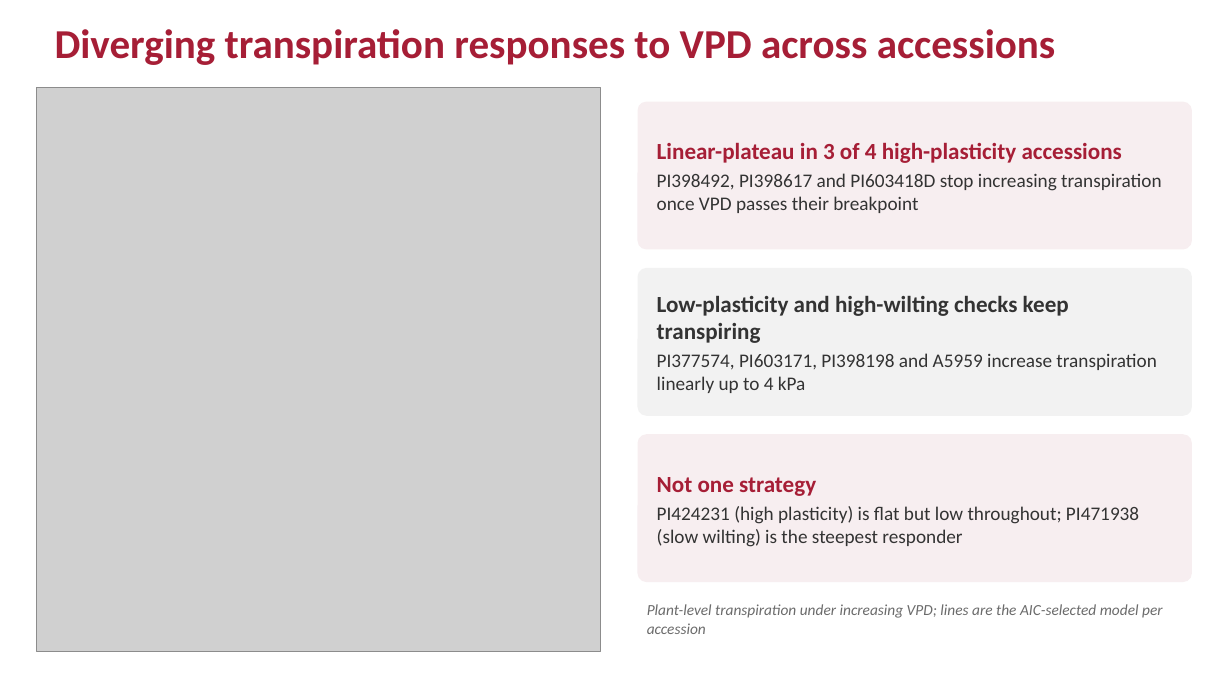
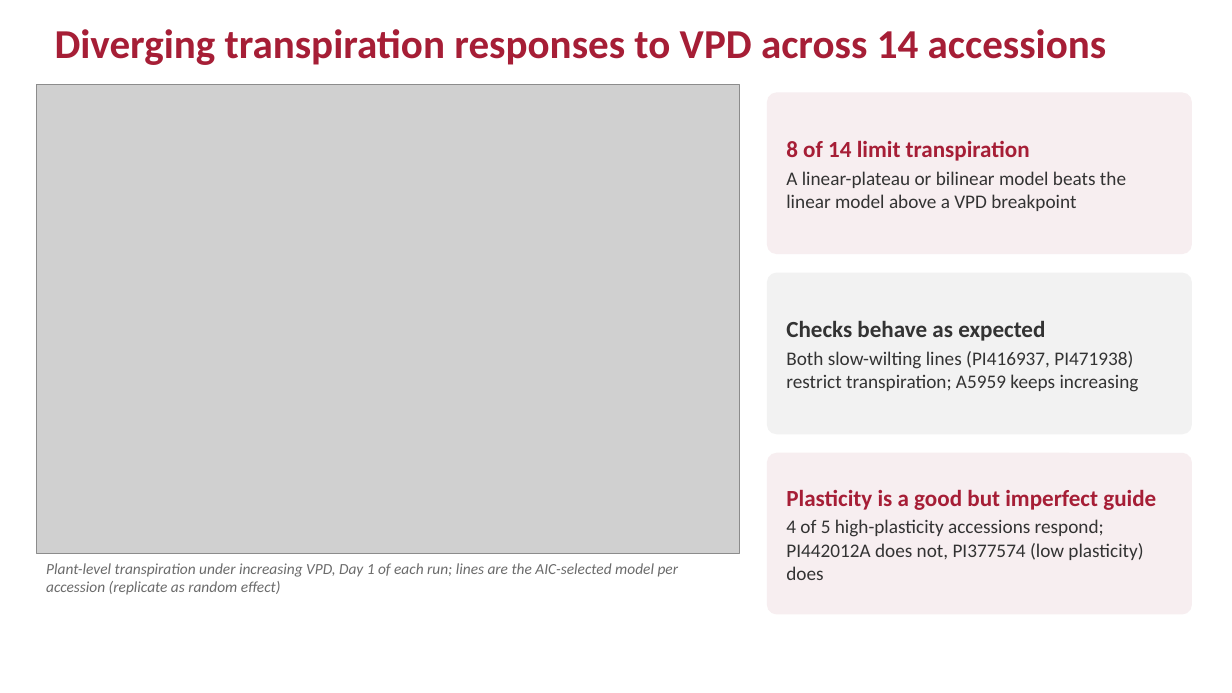
Before and after one commit to ElvisElli/LT-trait, a slide deck: slide 10 of ASA-2026-Elli-LT-trait.pptx. Drawn at 1232x693 pixels with LibreOffice and Linux fonts; fonts in the diff are those of the drawing; grey boxes stand for pictures. Boxes give left, top, right and bottom in pixels: in the first picture for what was removed or moved away, otherwise in the second. Text is boxed around its words. In the diff, an @@ line names an element or a change of style, - is before the commit and + after.

```diff
--- a/ASA-2026-Elli-LT-trait.pptx
+++ b/ASA-2026-Elli-LT-trait.pptx
@@ text at (55, 29, 1107, 65): text changed @@
-Diverging transpiration responses to VPD across accessions
+Diverging transpiration responses to VPD across 14 accessions
@@ picture: place and size @@
-picture at (37, 88, 601, 652)
+picture at (37, 84, 739, 553)
@@ rounded rectangle removed at (638, 102, 1192, 250) @@
-Linear-plateau in 3 of 4 high-plasticity accessions
-PI398492, PI398617 and PI603418D stop increasing transpiration once VPD passes their breakpoint
@@ rounded rectangle added at (767, 92, 1192, 254), fill #F7EEF0, 15 pt, text #333333 @@
+8 of 14 limit transpiration
+A linear-plateau or bilinear model beats the linear model above a VPD breakpoint
@@ rounded rectangle removed at (638, 268, 1192, 416) @@
-Low-plasticity and high-wilting checks keep transpiring
-PI377574, PI603171, PI398198 and A5959 increase transpiration linearly up to 4 kPa
@@ rounded rectangle "Checks behave as expected": place and size @@
-rounded rectangle "Checks behave as expected" at (638, 434, 1192, 582)
+rounded rectangle "Checks behave as expected" at (767, 273, 1192, 434)
@@ rounded rectangle "Checks behave as expected" at (767, 273, 1192, 434): fill #F7EEF0 to #F2F2F2 @@
@@ text in rounded rectangle at (786, 321, 1139, 392): text changed @@
-Not one strategy
-PI424231 (high plasticity) is flat but low throughout; PI471938 (slow wilting) is the steepest responder
+Checks behave as expected
+Both slow-wilting lines (PI416937, PI471938) restrict transpiration; A5959 keeps increasing
@@ rounded rectangle added at (767, 453, 1192, 615), fill #F7EEF0, 15 pt, text #333333 @@
+Plasticity is a good but imperfect guide
+4 of 5 high-plasticity accessions respond; PI442012A does not, PI377574 (low plasticity) does
@@ text at (46, 563, 679, 595): text changed @@
-Plant-level transpiration under increasing VPD; lines are the AIC-selected model per accession
+Plant-level transpiration under increasing VPD, Day 1 of each run; lines are the AIC-selected model per accession (replicate as random effect)
```
Also in this commit, not shown: 9 other slides changed, 18 other files.
